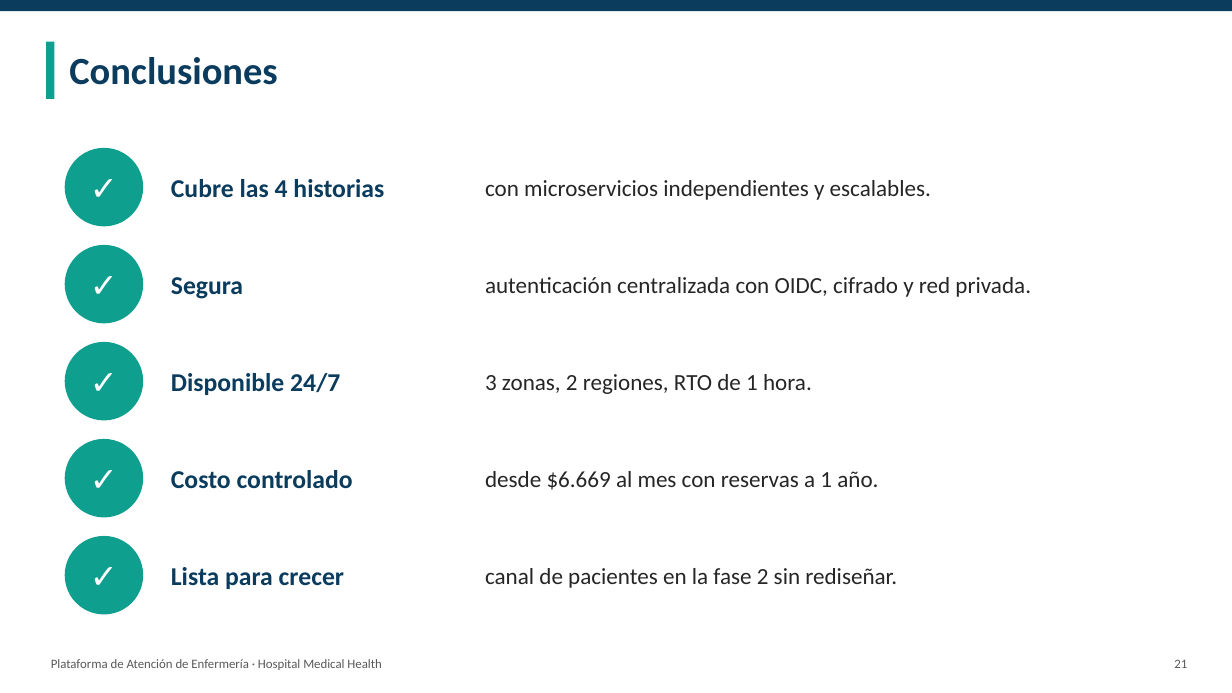
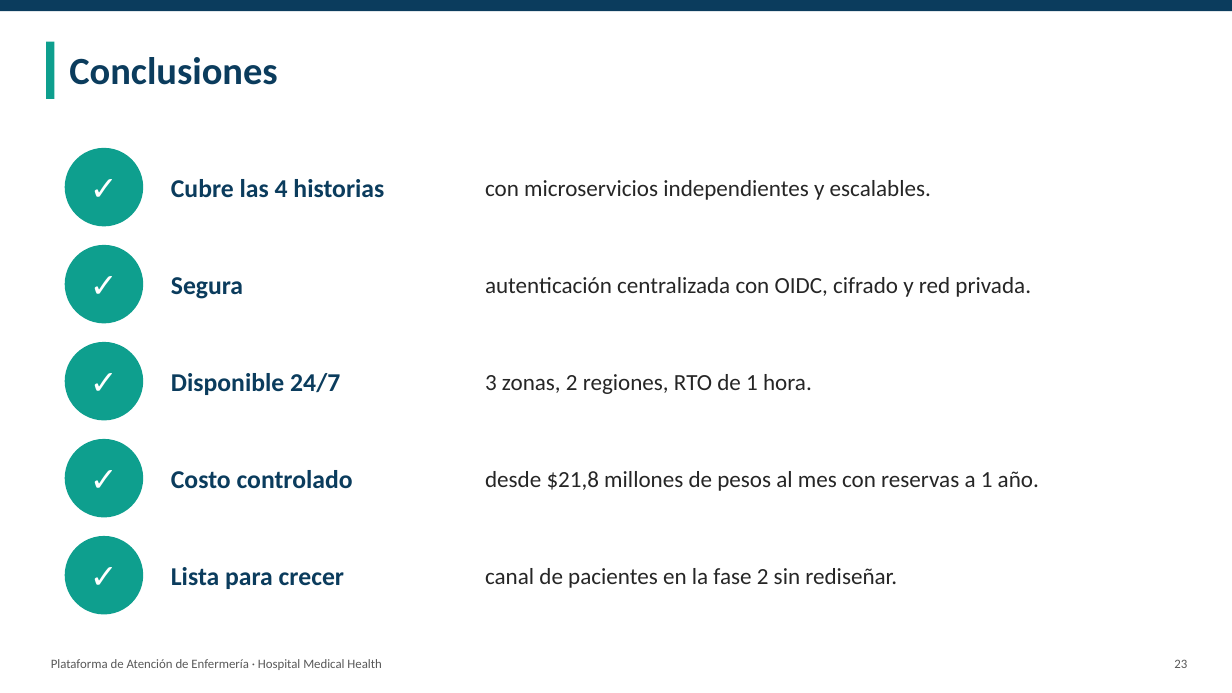
Before and after one commit to Jordy-Lv/medical-health-cloud-architecture, a slide deck: slide 23 of presentacion/Presentacion_Medical_Health.pptx (slide 21 before the commit). Drawn at 1232x693 pixels with LibreOffice and Linux fonts; fonts in the diff are those of the drawing. Boxes give left, top, right and bottom in pixels: in the first picture for what was removed or moved away, otherwise in the second. Text is boxed around its words. In the diff, an @@ line names an element or a change of style, - is before the commit and + after.

```diff
--- a/presentacion/Presentacion_Medical_Health.pptx
+++ b/presentacion/Presentacion_Medical_Health.pptx
@@ text at (485, 471, 1039, 491): text changed @@
-desde $6.669 al mes con reservas a 1 año.
+desde $21,8 millones de pesos al mes con reservas a 1 año.
@@ text at (1174, 659, 1187, 668): text changed @@
-21
+23
```
Also in this commit, not shown: 13 other slides changed, 4 slides added, 2 slides removed.
